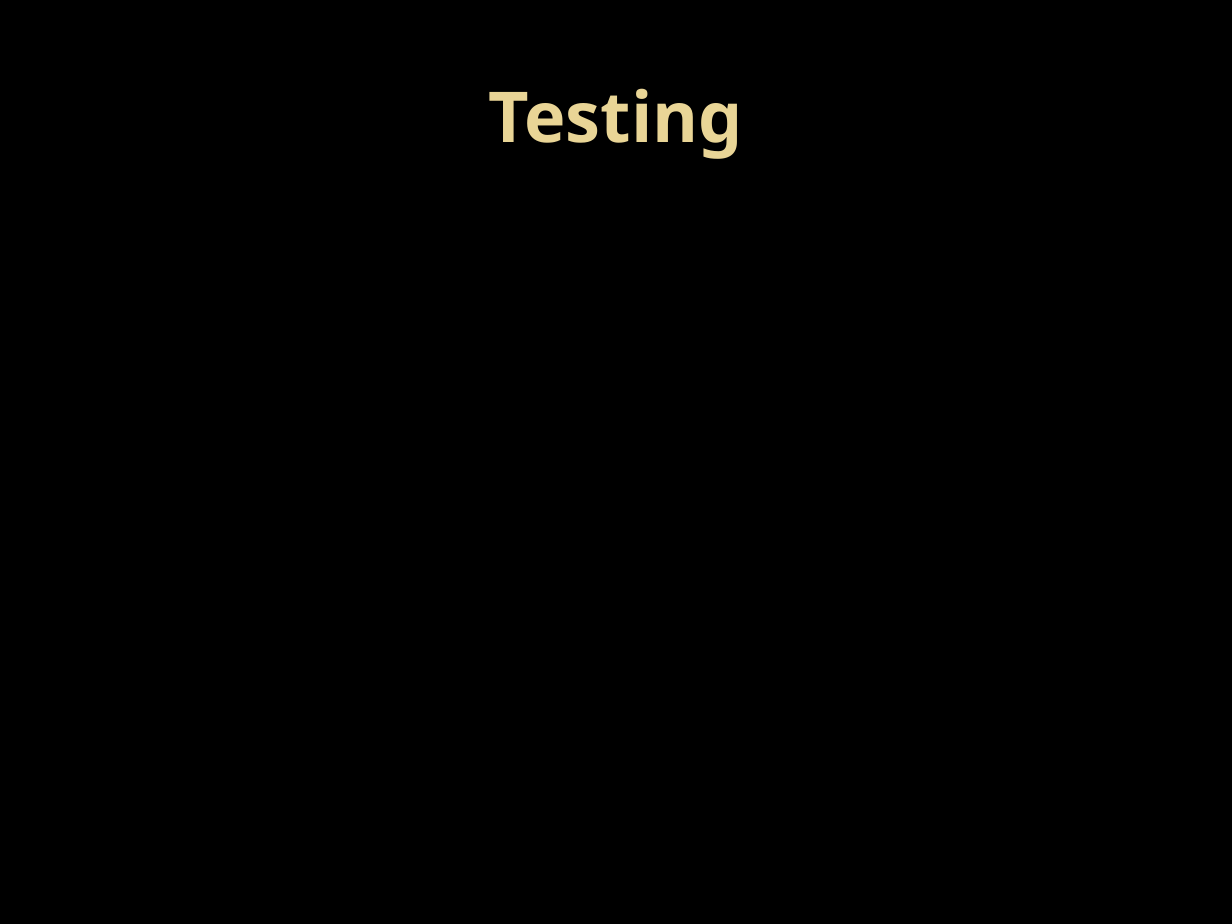
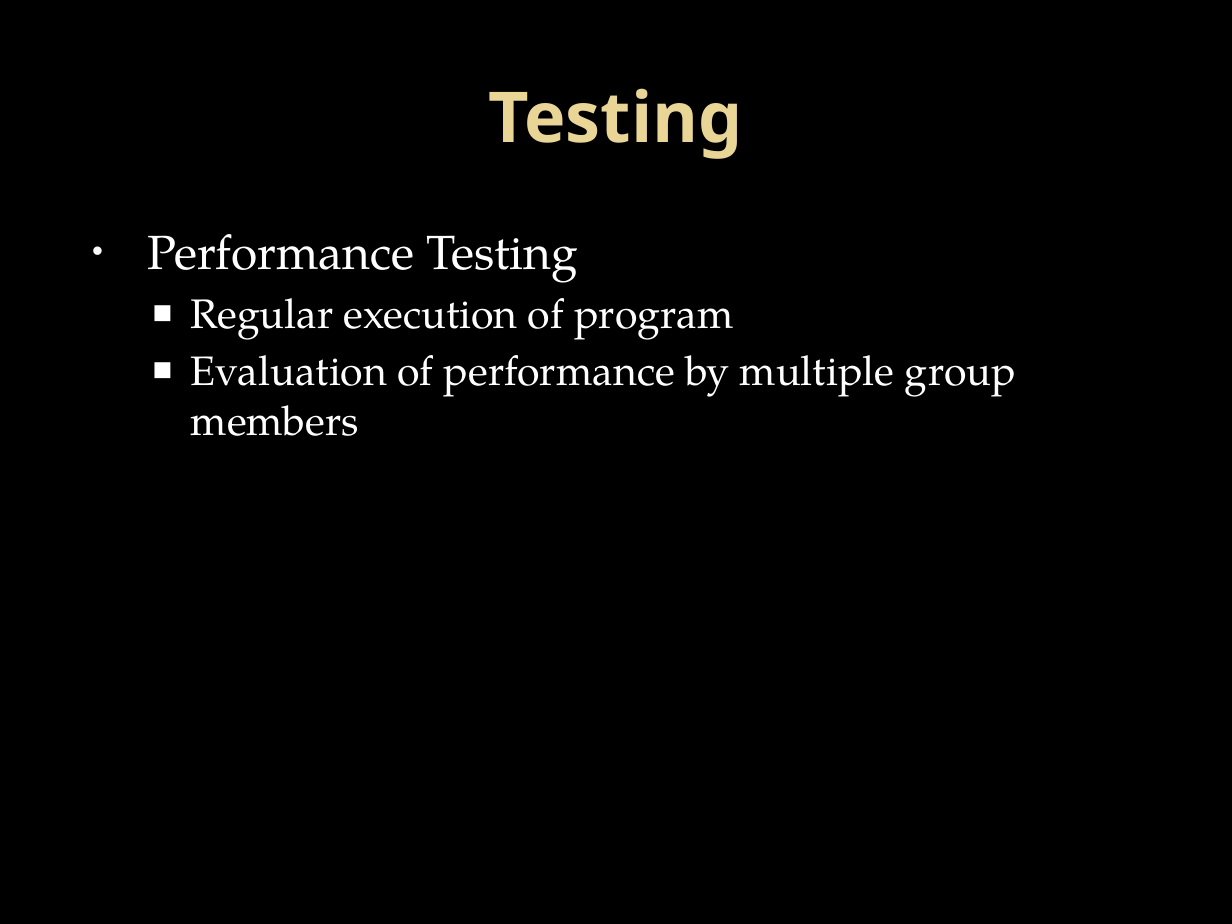
Before and after one commit to GroupIntensioMemoryGame/ProjectFiles, a slide deck: slide 18 of Delivery Briefing/Delivery Briefing.pptx. Drawn at 1232x924 pixels with LibreOffice and Linux fonts; fonts in the diff are those of the drawing; background and template pictures are left out. Boxes give left, top, right and bottom in pixels: in the first picture for what was removed or moved away, otherwise in the second. Text is boxed around its words. In the diff, an @@ line names an element or a change of style, - is before the commit and + after.

Commit message:
Filled out Testing Slides

```diff
--- a/Delivery Briefing/Delivery Briefing.pptx
+++ b/Delivery Briefing/Delivery Briefing.pptx
@@ text added at [148, 234, 1017, 436], 24 pt, text #FFFFFF @@
+• Performance Testing
+  ■ Regular execution of program
+  ■ Evaluation of performance by multiple group members
```
Also in this commit, not shown: 2 other slides changed, 3 slides added, 3 slides removed, 2 other files.
